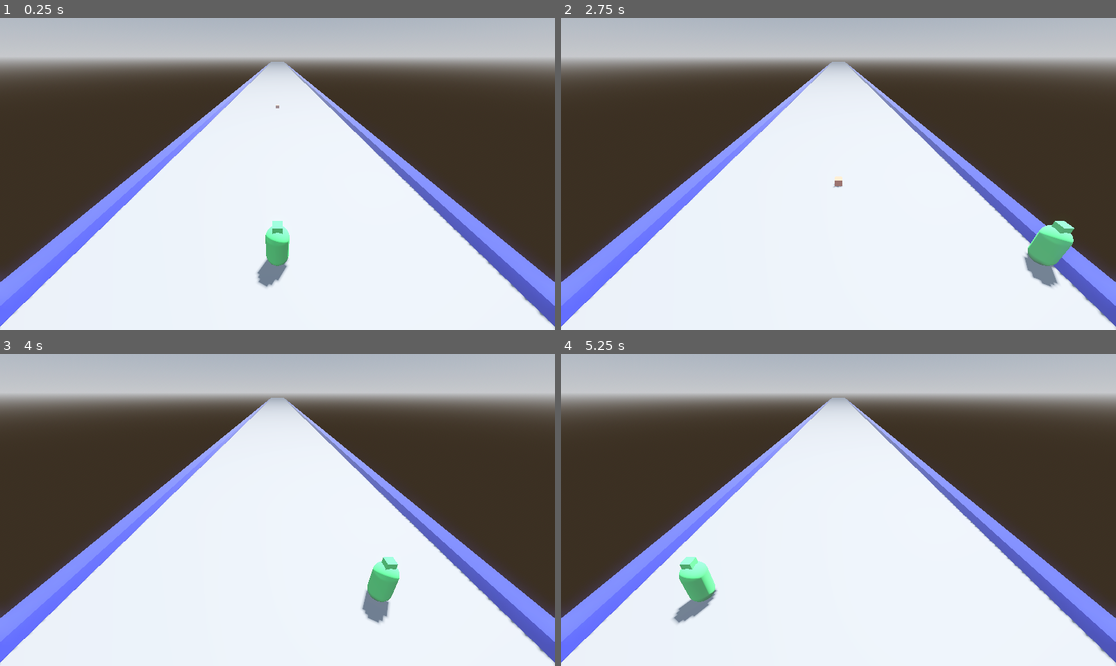
Above: before the commit, frames 1-4 (two rows, left to right).
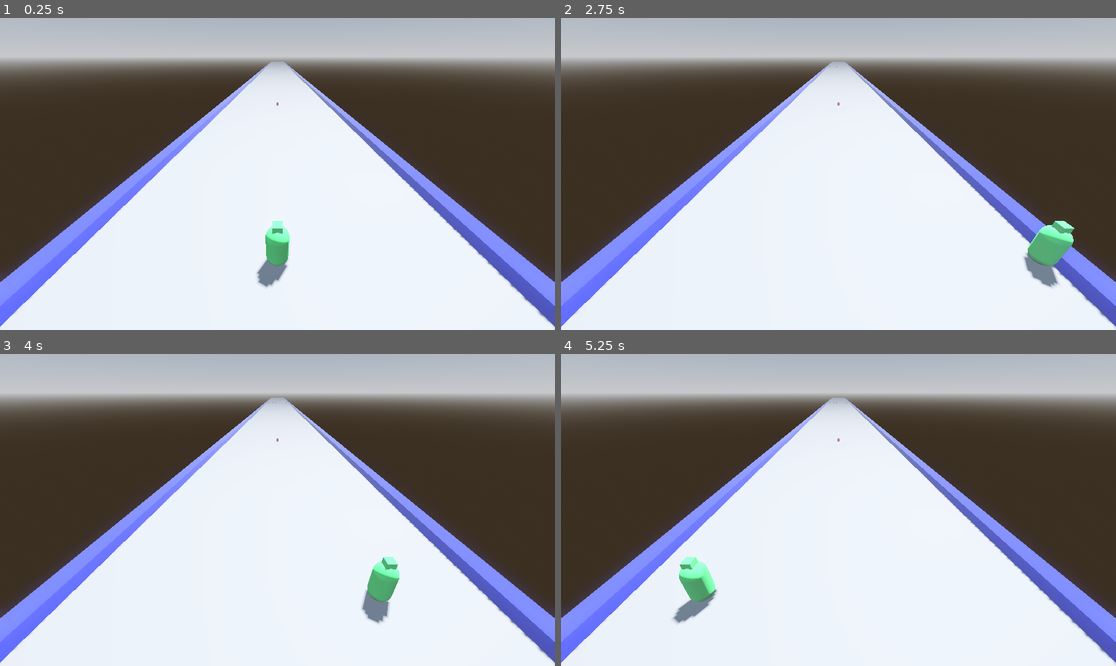
Above: after the commit, the same moments.

Repository: Zokerus/Evade_the_Cube
Game: Godot game, scene res://Level.tscn
The game is run twice, just before and just after one commit, with the same random seed, the same clock (stepped at 60 frames per second) and the same inputs.
Inputs:
- Up to frame 1 (0.25 s): no input
- Up to frame 2 (2.75 s): tap Enter at 0.5 s; hold Right (Right) 0.53-1.28 s; hold Down (ui_down) 1.28-2.03 s; tap Space at 2 s; hold Right (Right) from 2.03 s (still down)
- Up to frame 3 (4 s): tap Enter at 2.75 s; release Right (Right) at 2.78 s; hold Up (ui_up) 2.78-3.53 s; hold Left (Left) from 3.53 s (still down)
- Up to frame 4 (5.25 s): release Left (Left) at 5.03 s; hold Down (ui_down) from 5.03 s (still down)

The runs differ from the first frame. In frame 1, less than 0.1% of the frame differs, in the area x 49-51%, y 26-29%; in frame 2, less than 0.1%, in the area x 49-51%, y 26-55%; in frame 3, less than 0.1%; in frame 4, less than 0.1%.
Error after the commit: Parse Error: Expected end of statement after expression, found ":" instead. (res://Box.gd:35)

Commit message:
add random box spawn in level

Diff:
--- a/Box.gd
+++ b/Box.gd
@@ -32,5 +32,4 @@
 		velocity.x = move_toward(velocity.x, 0, SPEED)
 		velocity.z = move_toward(velocity.z, 0, SPEED)
 
-	if move_and_slide():
-		print("player collision")
+	move_and_slide():
--- /dev/null
+++ b/Level.gd
@@ -0,0 +1,22 @@
+extends Node3D
+
+@onready var boxes = $Boxes
+
+var box = preload("res://Box.tscn")
+
+# Called when the node enters the scene tree for the first time.
+func _ready():
+	pass # Replace with function body.
+
+
+# Called every frame. 'delta' is the elapsed time since the previous frame.
+func _process(delta):
+	pass
+
+func _on_spawn_timer_timeout():
+	var rng = RandomNumberGenerator.new()
+	rng.randomize()
+
+	var new_box = box.instantiate()
+	new_box.position.x = rng.randf_range(-4.7, 4.7)
+	boxes.add_child(new_box)
--- a/Level.tscn
+++ b/Level.tscn
@@ -1,5 +1,6 @@
-[gd_scene load_steps=10 format=3 uid="uid://d71ndduxia15"]
+[gd_scene load_steps=11 format=3 uid="uid://d71ndduxia15"]
 
+[ext_resource type="Script" path="res://Level.gd" id="1_6qrvk"]
 [ext_resource type="PackedScene" uid="uid://b6iiotyfqy8m0" path="res://Player.tscn" id="1_g5yho"]
 [ext_resource type="PackedScene" uid="uid://d0b4v7cwf7rsx" path="res://Box.tscn" id="2_8qo4n"]
 
@@ -32,6 +33,7 @@
 size = Vector3(0.5, 0.3, 200)
 
 [node name="main" type="Node3D"]
+script = ExtResource("1_6qrvk")
 
 [node name="Sun" type="DirectionalLight3D" parent="."]
 transform = Transform3D(-0.866025, -0.433013, 0.25, 0, 0.5, 0.866025, -0.5, 0.75, -0.433013, 0, 0, 0)
@@ -71,3 +73,12 @@
 
 [node name="Box" parent="." instance=ExtResource("2_8qo4n")]
 transform = Transform3D(0.25, 0, 0, 0, 0.25, 0, 0, 0, 0.25, 0, 0.125, -19.9253)
+box_type = null
+
+[node name="Boxes" type="Node3D" parent="."]
+transform = Transform3D(1, 0, 0, 0, 1, 0, 0, 0, 1, 0, 0.125, -100)
+
+[node name="SpawnTimer" type="Timer" parent="."]
+autostart = true
+
+[connection signal="timeout" from="SpawnTimer" to="." method="_on_spawn_timer_timeout"]
